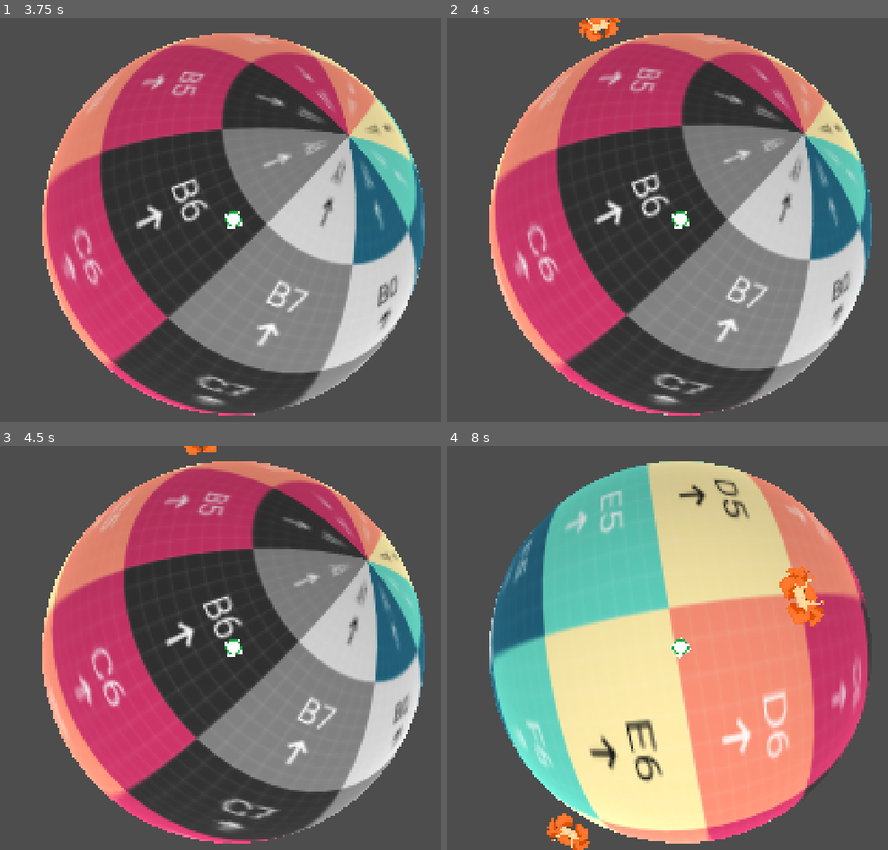
Above: before the commit, frames 1-4 (two rows, left to right).
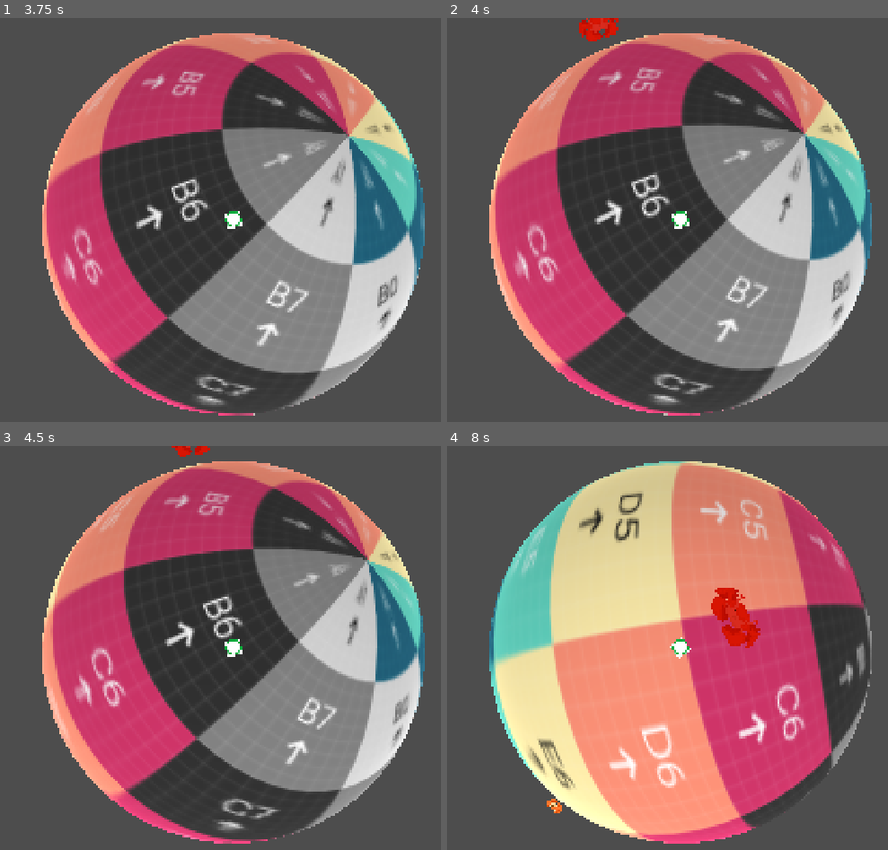
Above: after the commit, the same moments.

Repository: pgm-woutvande22/gamejam-juniperdev
Game: Godot game, scene res://scences/level.tscn
Two runs of this game, one before a commit and one after it. Both use one fixed random seed, a clock stepped at 60 frames per second and the inputs below.
Inputs (mouse positions are in pixels of both pictures, inside the frame that each line leads up to):
- Up to frame 1 (3.75 s): tap Enter at 0.5 s; move the mouse to (392, 199) at 0.52 s; click (392, 199) at 0.67 s; drag from (88, 240) to (198, 300) at 1.27 s; move the mouse to (304, 131) at 2.02 s; click (304, 131) at 2.17 s; drag from (198, 300) to (17, 159) at 2.77 s; move the mouse to (outside the picture) at 3.52 s; click (outside the picture) at 3.67 s
- Up to frame 2 (4 s): no input
- Up to frame 3 (4.5 s): drag from (17, 587) to (127, 547) at 4.27 s
- Up to frame 4 (8 s): move the mouse to (716, 648) at 5.02 s; click (716, 648) at 5.17 s; drag from (574, 547) to (535, 668) at 5.77 s; move the mouse to (839, 627) at 6.52 s; click (839, 627) at 6.67 s; drag from (535, 668) to (645, 728) at 7.27 s

Frame 1 is identical in both runs. In frame 2, 0.4% of the frame differs, in the area x 29-40%, y 0-6%; in frame 3, 0.2%; in frame 4, 57%, in the area x 9-97%, y 3-100%.

Commit message:
✨: added damage visuals

Diff:
--- a/enemy_types/charger.tres
+++ b/enemy_types/charger.tres
@@ -1,20 +1,17 @@
-[gd_resource type="Resource" script_class="EnemyType" load_steps=2 format=3]
+[gd_resource type="Resource" script_class="EnemyType" format=3 uid="uid://gex2xifpuho7"]
 
-[ext_resource type="Script" path="res://scripts/enemy_type.gd" id="1"]
+[ext_resource type="Script" uid="uid://dqhnf6mict2fr" path="res://scripts/enemy_type.gd" id="1"]
 
 [resource]
 script = ExtResource("1")
 type_name = "Charger"
-kill_threshold = 50.0
-max_health = 80.0
+kill_threshold = 20.0
+max_health = 20.0
 hit_distance = 4.5
-hit_cooldown = 0.4
 score = 250
 move_speed = 24.0
 turn_speed = 3.0
 chase_range = 80.0
-modulate = Color(0.55, 0.2, 0.85, 1)
-opacity = 1.0
+modulate = Color(1.92523e-06, 0.86153716, 0.11784484, 1)
 pixel_size = 0.07
-sprite_scale = 1.4
-surface_offset = 0.0
+sprite_scale = 0.2
--- /dev/null
+++ b/enemy_types/crab.tres
@@ -0,0 +1,15 @@
+[gd_resource type="Resource" script_class="EnemyType" format=3 uid="uid://8vjdnbm3r6ym"]
+
+[ext_resource type="Script" uid="uid://dqhnf6mict2fr" path="res://scripts/enemy_type.gd" id="1"]
+[ext_resource type="Texture2D" uid="uid://b3xuy0whui8iy" path="res://assets/Crab.png" id="2"]
+
+[resource]
+script = ExtResource("1")
+type_name = "Crab"
+kill_threshold = 35.0
+max_health = 40.0
+score = 150
+move_speed = 16.0
+chase_range = 65.0
+texture = ExtResource("2")
+sprite_scale = 0.5
--- a/enemy_types/grunt.tres
+++ b/enemy_types/grunt.tres
@@ -1,20 +1,11 @@
-[gd_resource type="Resource" script_class="EnemyType" load_steps=2 format=3]
+[gd_resource type="Resource" script_class="EnemyType" format=3 uid="uid://cpc00rv3kk0mo"]
 
-[ext_resource type="Script" path="res://scripts/enemy_type.gd" id="1"]
+[ext_resource type="Script" uid="uid://dqhnf6mict2fr" path="res://scripts/enemy_type.gd" id="1"]
 
 [resource]
 script = ExtResource("1")
 type_name = "Grunt"
-kill_threshold = 30.0
-max_health = 30.0
-hit_distance = 4.0
-hit_cooldown = 0.4
-score = 100
+kill_threshold = 80.0
+max_health = 60.0
 move_speed = 14.0
-turn_speed = 4.0
-chase_range = 60.0
 modulate = Color(0.85, 0.2, 0.2, 1)
-opacity = 1.0
-pixel_size = 0.05
-sprite_scale = 1.0
-surface_offset = 0.0
--- /dev/null
+++ b/scences/damage_number.tscn
@@ -0,0 +1,18 @@
+[gd_scene format=3 uid="uid://cdmgnum00pop1"]
+
+[ext_resource type="FontFile" uid="uid://bpqao6spkush3" path="res://assets/fonts/Pixelify_Sans/static/PixelifySans-Regular.ttf" id="1_5rktg"]
+[ext_resource type="Script" uid="uid://bbw0o374p7bkd" path="res://scripts/damage_number.gd" id="1_dmgn"]
+
+[node name="DamageNumber" type="Label3D" unique_id=472048501]
+pixel_size = 0.0005
+billboard = 1
+no_depth_test = true
+fixed_size = true
+render_priority = 10
+outline_render_priority = 9
+font = ExtResource("1_5rktg")
+font_size = 96
+outline_size = 28
+script = ExtResource("1_dmgn")
+normal_color = Color(1, 0.98333335, 0, 1)
+crit_color = Color(1, 0.19999999, 0.19999999, 1)
--- a/scences/enemy.tscn
+++ b/scences/enemy.tscn
@@ -1,16 +1,22 @@
-[gd_scene load_steps=3 format=3 uid="uid://dyihxt88e4143"]
+[gd_scene format=3 uid="uid://dyihxt88e4143"]
 
 [ext_resource type="Script" uid="uid://bd6w27xewrs2r" path="res://scripts/enemy.gd" id="1_38bgx"]
 [ext_resource type="Texture2D" uid="uid://b3xuy0whui8iy" path="res://assets/Crab.png" id="2_1xwsg"]
+[ext_resource type="Resource" uid="uid://8vjdnbm3r6ym" path="res://enemy_types/crab.tres" id="2_dxi00"]
+[ext_resource type="PackedScene" uid="uid://cdmgnum00pop1" path="res://scences/damage_number.tscn" id="3_dmgn"]
 
 [sub_resource type="SphereShape3D" id="SphereShape3D_mjhmi"]
 
 [node name="Enemy" type="CharacterBody3D" unique_id=1990566202]
+transform = Transform3D(1, 0, 0, 0, 0.9998477, -0.017452406, 0, 0.017452406, 0.9998477, 0, 0, 0)
 script = ExtResource("1_38bgx")
 planet_path = NodePath("../Planet")
 target_path = NodePath("../Top")
+type = ExtResource("2_dxi00")
+damage_number_scene = ExtResource("3_dmgn")
 
 [node name="EnemyMesh" type="Sprite3D" parent="." unique_id=732981004]
+transform = Transform3D(0.5, 0, 0, 0, 0.5, 0, 0, 0, 0.5, 0, 0, 0)
 pixel_size = 0.05
 billboard = 1
 texture_filter = 0
--- a/scences/level.tscn
+++ b/scences/level.tscn
@@ -7,6 +7,9 @@
 [ext_resource type="PackedScene" uid="uid://dyihxt88e4143" path="res://scences/enemy.tscn" id="5_cq5gf"]
 [ext_resource type="PackedScene" uid="uid://b8spwnr0enmy1" path="res://scences/spawner.tscn" id="6_3irxl"]
 [ext_resource type="Script" uid="uid://dqhnf6mict2fr" path="res://scripts/enemy_type.gd" id="7_2mwew"]
+[ext_resource type="Resource" uid="uid://8vjdnbm3r6ym" path="res://enemy_types/crab.tres" id="8_gmcrc"]
+[ext_resource type="Resource" uid="uid://gex2xifpuho7" path="res://enemy_types/charger.tres" id="9_nskur"]
+[ext_resource type="Resource" uid="uid://cpc00rv3kk0mo" path="res://enemy_types/grunt.tres" id="10_olo2r"]
 
 [sub_resource type="StandardMaterial3D" id="StandardMaterial3D_qi052"]
 albedo_color = Color(18.892157, 18.892157, 18.892157, 1)
@@ -66,10 +69,6 @@
 [sub_resource type="SphereMesh" id="SphereMesh_0k001"]
 material = SubResource("StandardMaterial3D_dckfn")
 
-[sub_resource type="Resource" id="Resource_2mwew"]
-script = ExtResource("7_2mwew")
-metadata/_custom_type_script = "uid://dqhnf6mict2fr"
-
 [node name="level" type="Node3D" unique_id=738747087]
 
 [node name="Top" type="CharacterBody3D" parent="." unique_id=1907083630]
@@ -125,4 +124,4 @@
 
 [node name="Spawner" parent="." unique_id=1257519610 instance=ExtResource("6_3irxl")]
 enemy_scene = ExtResource("5_cq5gf")
-enemy_types = Array[ExtResource("7_2mwew")]([SubResource("Resource_2mwew")])
+enemy_types = Array[ExtResource("7_2mwew")]([ExtResource("8_gmcrc"), ExtResource("9_nskur"), ExtResource("10_olo2r")])
--- /dev/null
+++ b/scripts/damage_number.gd
@@ -0,0 +1,46 @@
+extends Label3D
+
+# Floating combat text: a number that pops above an enemy when it's hit, drifts up the screen,
+# and fades out. Spawned by enemy.gd on contact (see _spawn_damage_number). It's a Label3D so it
+# billboards to the camera by itself — no screen-projection needed. Self-animating and
+# self-freeing: set amount / is_crit / spawn_position BEFORE add_child, then it runs in _ready.
+
+@export var lifetime: float = 0.7                    # seconds before it finishes fading and frees itself
+@export var float_distance: float = 8.0              # world units it drifts (along the camera's up) while alive
+@export var spread: float = 2.0                      # random horizontal jitter so stacked hits don't overlap
+@export var normal_color: Color = Color(1, 1, 1)     # tint for a regular hit
+@export var crit_color: Color = Color(1, 0.85, 0.2)  # tint for a killing blow
+@export var crit_scale: float = 1.6                  # size multiplier for a killing blow
+
+# --- set these before add_child ---
+var amount: float = 0.0
+var is_crit: bool = false
+var spawn_position: Vector3 = Vector3.ZERO
+
+func _ready() -> void:
+	top_level = true                                 # ignore the parent's transform; spawn_position is world-space
+	text = str(roundi(amount))
+	modulate = crit_color if is_crit else normal_color
+	if is_crit:
+		scale *= crit_scale
+
+	# drift "up the screen" using the camera's own axes, so it reads as rising regardless of view angle
+	var rise := Vector3.UP
+	var side := Vector3.RIGHT
+	var cam := get_viewport().get_camera_3d()
+	if cam != null:
+		rise = cam.global_transform.basis.y
+		side = cam.global_transform.basis.x
+	# stagger the start sideways a touch so multiple numbers from one cluster don't stack exactly
+	var start_pos := spawn_position + side * randf_range(-spread, spread)
+	global_position = start_pos
+	var end_pos := start_pos + rise * float_distance
+
+	var tween := create_tween().set_parallel(true)
+	tween.tween_property(self, "global_position", end_pos, lifetime)\
+		.set_trans(Tween.TRANS_QUAD).set_ease(Tween.EASE_OUT)
+	# fade the fill AND the outline together — otherwise the (black) outline lingers as the
+	# fill disappears, so the number looks like it's fading to black instead of vanishing
+	tween.tween_property(self, "modulate:a", 0.0, lifetime).set_ease(Tween.EASE_IN)
+	tween.tween_property(self, "outline_modulate:a", 0.0, lifetime).set_ease(Tween.EASE_IN)
+	tween.finished.connect(queue_free)
--- a/scripts/enemy.gd
+++ b/scripts/enemy.gd
@@ -31,6 +31,10 @@
 @export var score: int = 100
 @export var surface_offset: float = 0.0        # extra lift above the auto "rest on surface" height
 @export var face_player: bool = true           # flip the sprite horizontally to look toward the Top
+
+@export_group("Damage numbers")
+@export var damage_number_scene: PackedScene   # Label3D popup shown when this enemy is hit; null = off
+@export var damage_number_height: float = 5.0  # how far above the enemy (along the surface normal) it appears
 
 var planet_center: Vector3
 var heading: Vector3 = Vector3.FORWARD         # tangent direction the enemy faces
@@ -201,7 +205,8 @@
 	hit_cooldown_left = hit_cooldown
 
 	if speed >= kill_threshold:
-		# a clean kill: reward the player with chain momentum before we disappear
+		# a clean kill: pop a big "crit" number, reward the player with chain momentum, then disappear
+		_spawn_damage_number(speed, true)
 		if target.has_method("on_enemy_killed"):
 			target.on_enemy_killed()
 		_die()
@@ -209,10 +214,26 @@
 
 	# sub-threshold: the enemy takes the player's speed as damage and shoves the player back
 	health -= speed
+	_spawn_damage_number(speed, false)
 	if target.has_method("bounce_off"):
 		target.bounce_off(global_position)
 	if health <= 0.0:
 		_die()
+
+func _spawn_damage_number(amount: float, killing: bool) -> void:
+	# float a Label3D popup above us. parent it to the scene (NOT to self) so it survives our
+	# queue_free on a killing blow, and set its fields before add_child so its _ready can animate.
+	if damage_number_scene == null:
+		return
+	var popup := damage_number_scene.instantiate()
+	popup.amount = amount
+	popup.is_crit = killing
+	var up := (global_position - planet_center).normalized()
+	popup.spawn_position = global_position + up * damage_number_height
+	var host := get_tree().current_scene
+	if host == null:
+		host = get_parent()
+	host.add_child(popup)
 
 func _die() -> void:
 	# TODO: spawn a death effect / play a sound here
Binary file added: assets/3D/Bey.glb
Not shown, added: assets/3D/Bey.glb.import
Not shown, added: assets/fonts/Pixelify_Sans/OFL.txt
Binary file added: assets/fonts/Pixelify_Sans/PixelifySans-VariableFont_wght.ttf
Not shown, added: assets/fonts/Pixelify_Sans/PixelifySans-VariableFont_wght.ttf.import
Not shown, added: assets/fonts/Pixelify_Sans/README.txt
Binary file added: assets/fonts/Pixelify_Sans/static/PixelifySans-Bold.ttf
Not shown, added: assets/fonts/Pixelify_Sans/static/PixelifySans-Bold.ttf.import
Binary file added: assets/fonts/Pixelify_Sans/static/PixelifySans-Medium.ttf
Not shown, added: assets/fonts/Pixelify_Sans/static/PixelifySans-Medium.ttf.import
Binary file added: assets/fonts/Pixelify_Sans/static/PixelifySans-Regular.ttf
Not shown, added: assets/fonts/Pixelify_Sans/static/PixelifySans-Regular.ttf.import
(and 4 more such lines)
